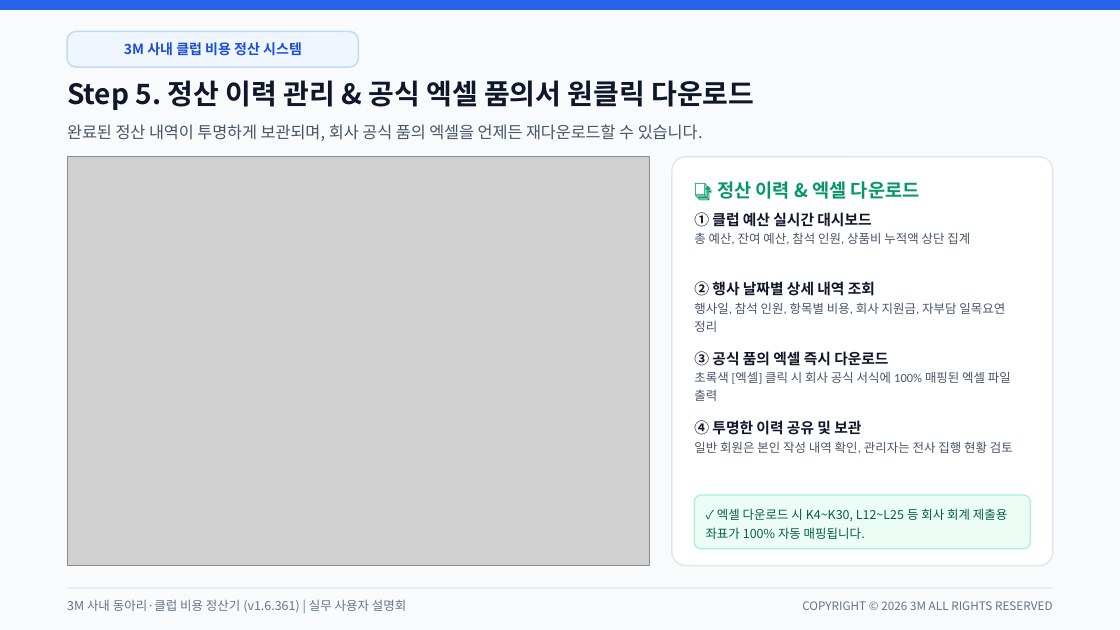
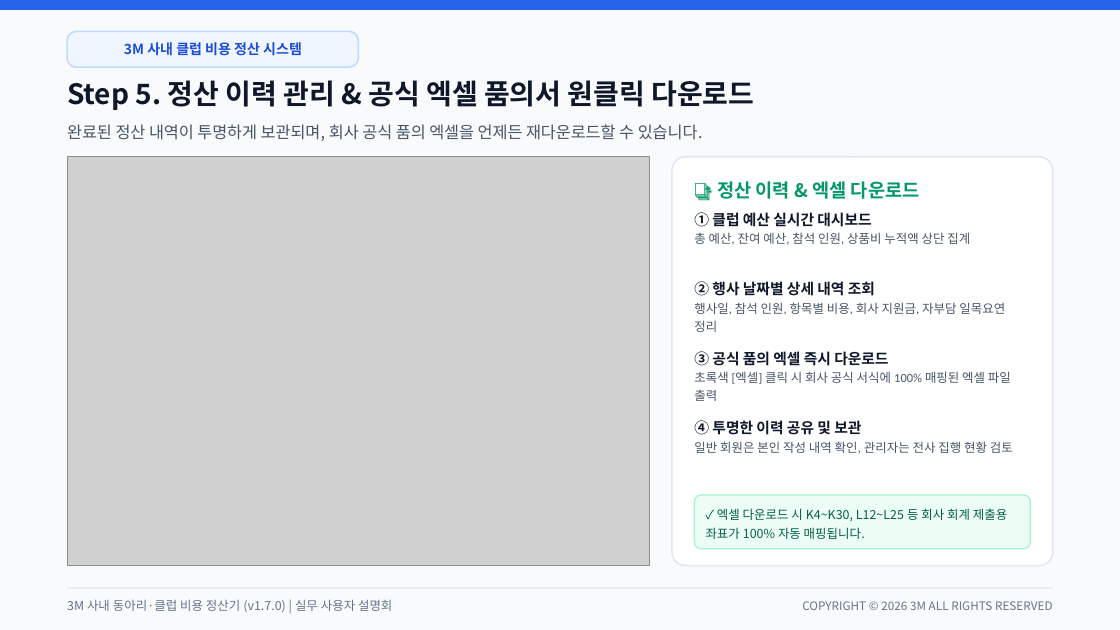
Before and after one commit to gochujangs33-dot/Club-expense, a slide deck: slide 8 of 3M_사내_클럽_비용_정산_시스템_사용_설명회.pptx. Drawn at 1120x630 pixels with LibreOffice and Linux fonts; fonts in the diff are those of the drawing; grey boxes stand for pictures. Boxes give left, top, right and bottom in pixels: in the first picture for what was removed or moved away, otherwise in the second. Text is boxed around its words. In the diff, an @@ line names an element or a change of style, - is before the commit and + after.

```diff
--- a/3M_사내_클럽_비용_정산_시스템_사용_설명회.pptx
+++ b/3M_사내_클럽_비용_정산_시스템_사용_설명회.pptx
@@ text at (x1=67, y1=599, x2=392, y2=612): text changed @@
-3M 사내 동아리·클럽 비용 정산기 (v1.6.361) | 실무 사용자 설명회
+3M 사내 동아리·클럽 비용 정산기 (v1.7.0) | 실무 사용자 설명회
```
Also in this commit, not shown: 11 other slides changed, 9 other files.
